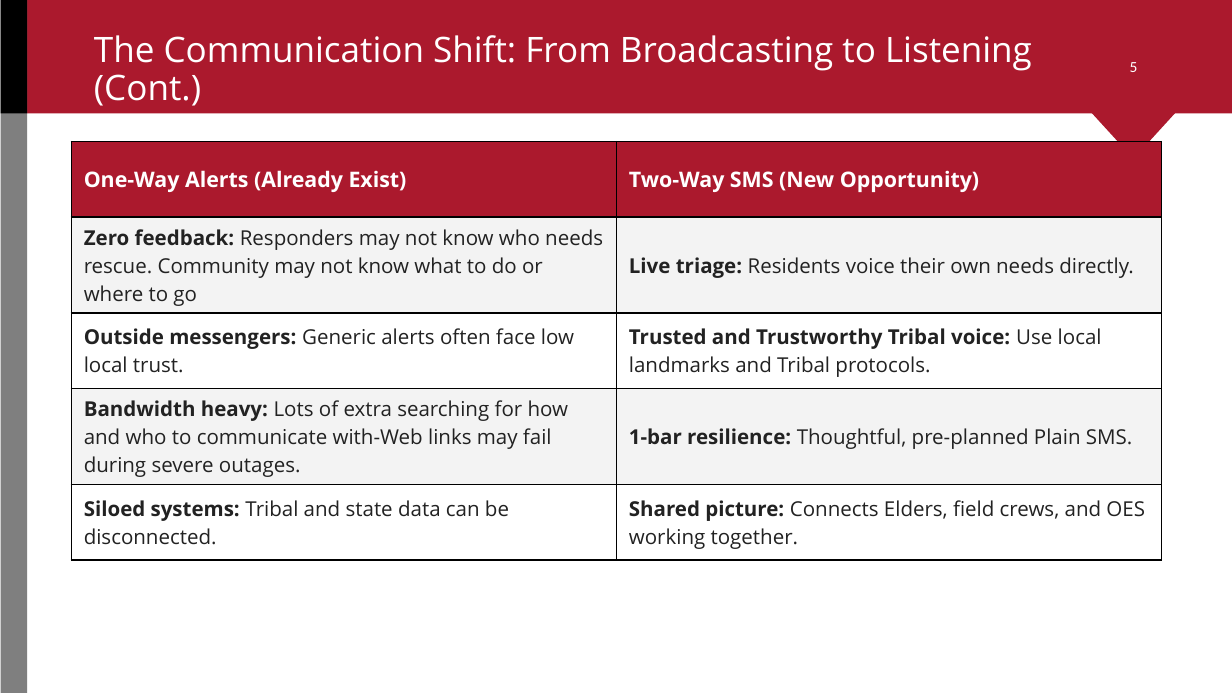
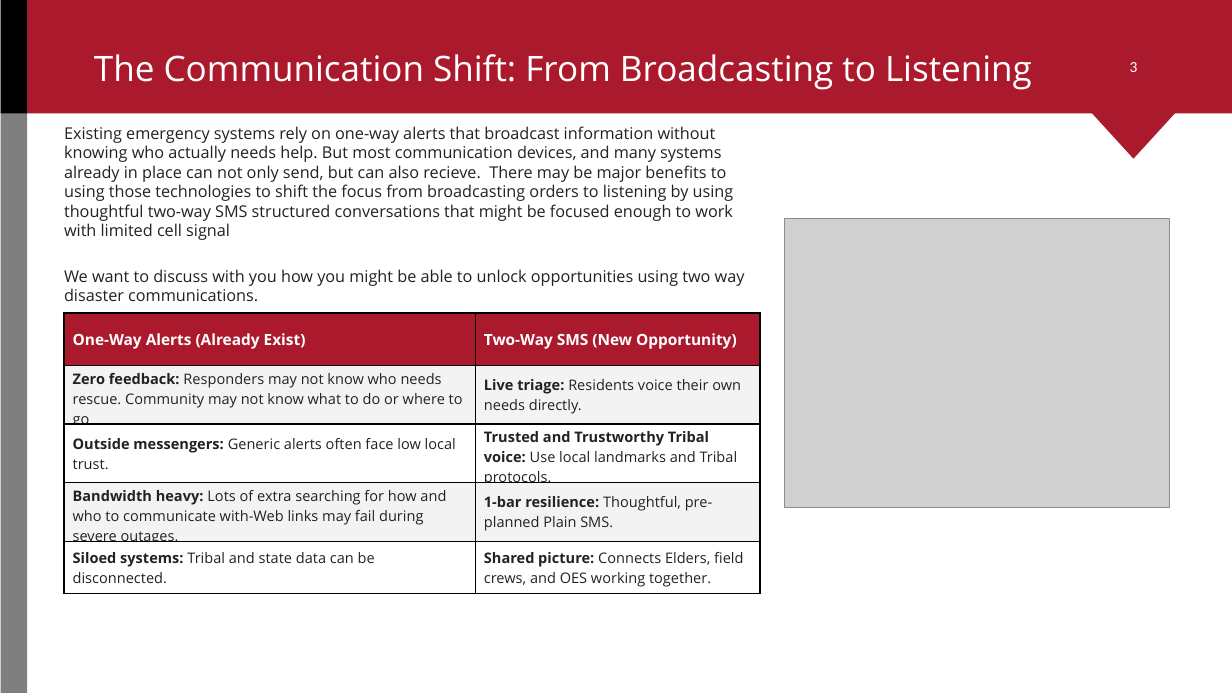
Before and after one commit to ccsfist/gitio2ppt, a slide deck: slide 3 of HoopaValley_Workshop.pptx (slide 5 before the commit). Drawn at 1232x693 pixels with LibreOffice and Linux fonts; fonts in the diff are those of the drawing; grey boxes stand for pictures; background and template pictures are left out. Boxes give left, top, right and bottom in pixels: in the first picture for what was removed or moved away, otherwise in the second. Text is boxed around its words. In the diff, an @@ line names an element or a change of style, - is before the commit and + after.

```diff
--- a/HoopaValley_Workshop.pptx
+++ b/HoopaValley_Workshop.pptx
@@ title at bbox=[94, 54, 1032, 90]: text changed @@
-The Communication Shift: From Broadcasting to Listening (Cont.)
+The Communication Shift: From Broadcasting to Listening
@@ page number at bbox=[1130, 62, 1138, 72]: text changed @@
-5
+3
@@ text added at bbox=[64, 126, 734, 240], 9.5 pt, text #222222 @@
+Existing emergency systems rely on one-way alerts that broadcast information without knowing who actually needs help. But most communication devices, and many systems already in place can not only send, but can also recieve. There may be major benefits to using those technologies to shift the focus from broadcasting orders to listening by using thoughtful two-way SMS structured conversations that might be focused enough to work with limited cell signal
@@ picture added at bbox=[785, 218, 1169, 506] @@
@@ text added at bbox=[64, 269, 745, 301], 9.5 pt, text #222222 @@
+We want to discuss with you how you might be able to unlock opportunities using two way disaster communications.
@@ table at bbox=[64, 313, 760, 591] @@
@@ size 12.5 to 9 pt in "One-Way Alerts (Already Exist)", "Two-Way SMS (New Opportunity)" @@
@@ size 12 to 8.5 pt @@
@@ table: place and size @@
-table at bbox=[71, 142, 1161, 553]
+table at bbox=[64, 313, 760, 591]
```
Also in this commit, not shown: 14 other slides changed, 10 slides removed, 6 other files.
